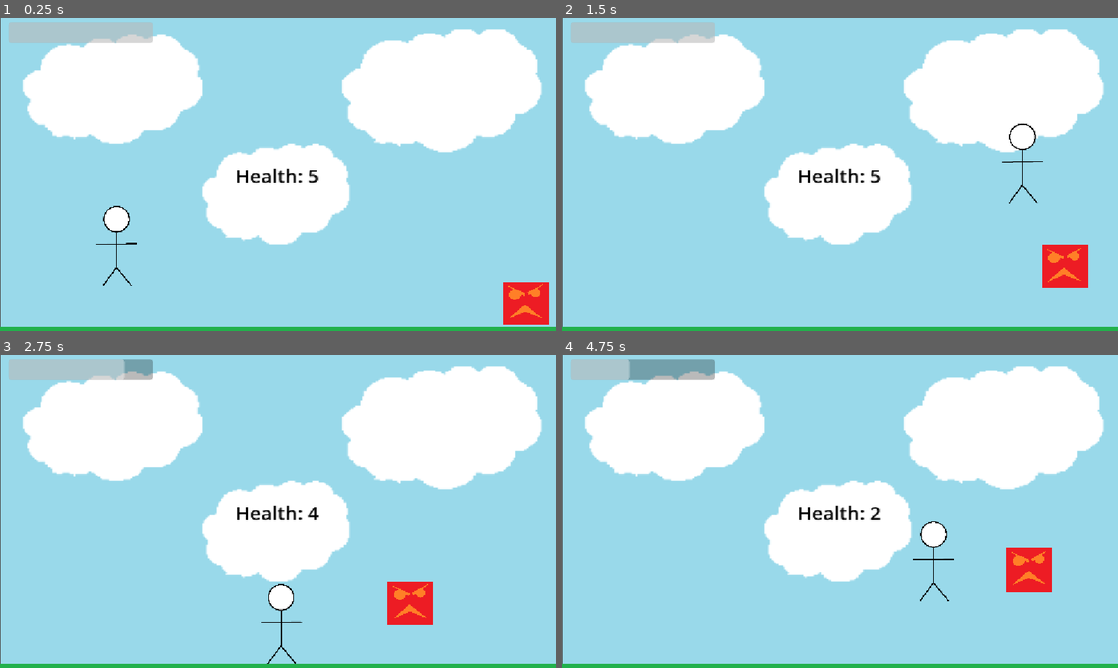
Above: before the commit, frames 1-4 (two rows, left to right).
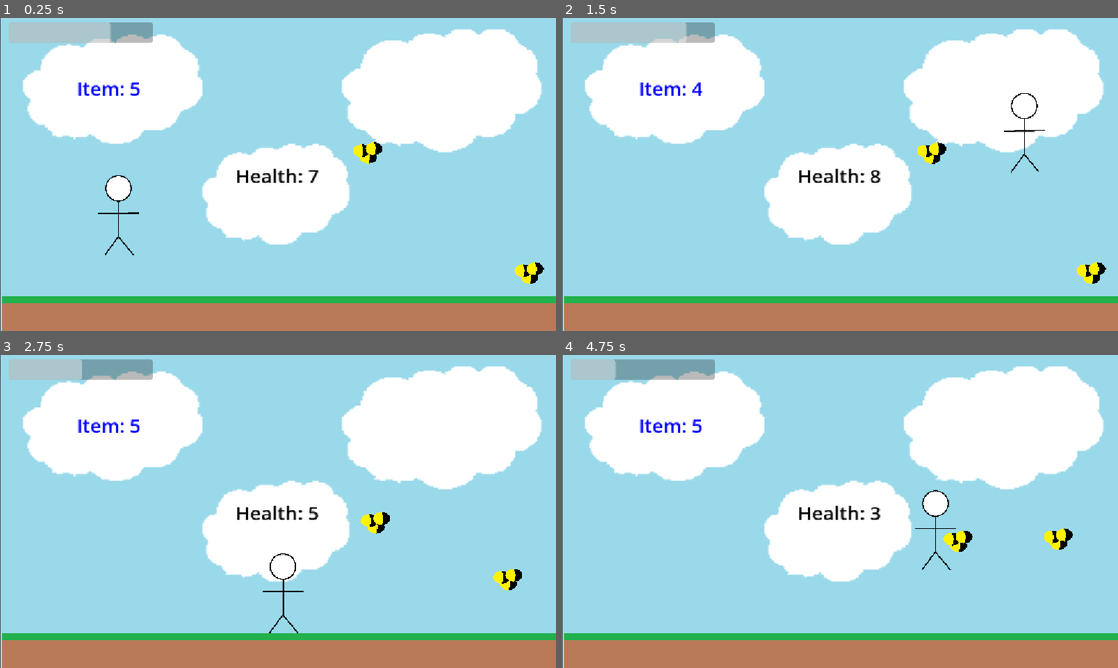
Above: after the commit, the same moments.

Repository: AlienMan1053/starter-game
Game: Godot game, scene res://Scenes/main.tscn
Same seed, same stepped clock (60 frames per second), same inputs: the game is played once before the commit and once after it.
Inputs:
- Up to frame 1 (0.25 s): no input
- Up to frame 2 (1.5 s): hold Right (Right) from 0.53 s (still down); tap L (Add, bound only after the commit) at 0.6 s; tap Up (Jump) at 0.77 s; tap K (Heal, bound only after the commit) at 0.8, 1.35 s
- Up to frame 3 (2.75 s): tap Up (Jump) at 1.52 s; tap O (Hurt, bound only after the commit) at 1.55, 2.1 s; release Right (Right) at 2.03 s; hold Left (Left) from 2.03 s (still down); tap L (Add, bound only after the commit) at 2.3 s
- Up to frame 4 (4.75 s): release Left (Left) at 2.78 s; hold Right (Right) 2.78-4.28 s; tap L (Add, bound only after the commit) at 2.85, 4.55 s; tap Up (Jump) at 3.02, 3.77, 4.52 s; tap K (Heal, bound only after the commit) at 3.05, 3.6 s; tap O (Hurt, bound only after the commit) at 3.8, 4.35 s; hold Left (Left) from 4.28 s (still down)

The runs differ from the first frame. In frame 1, 13% of the frame differs, in the area x 0-100%, y 1-100%; in frame 2, 14%; in frame 3, 14%; in frame 4, 14%.

Commit message:
ACM testing
Changed during the meeting

Diff:
--- a/Code/combo_label.gd
+++ /dev/null
@@ -1,7 +0,0 @@
-extends Label
-
-func _ready():
-	GameManager.combo_changed.connect(_on_combo_changed)
-
-func _on_combo_changed(new_score):
-	text = str(new_score)
--- a/Code/enemy.gd
+++ b/Code/enemy.gd
@@ -1,12 +1,10 @@
 extends CharacterBody2D
 
-var speed = 30
+var speed = 75
 var player_chase = false
 var player = null
 
 func _physics_process(delta):
-	if not is_on_floor():
-		velocity += get_gravity() * delta
 	if player_chase:
 		position += (player.position - position) / speed
 
--- a/Code/game_manager.gd
+++ b/Code/game_manager.gd
@@ -1,8 +1,7 @@
 extends Node
 #Displayed game information
-signal score_changed(new_score)
-signal combo_changed(new_combo)
 signal health_changed(new_health)
+signal item_changed(new_item)
 
 #Score trackers
 var score = 0
@@ -24,8 +23,11 @@
 const JUMP_BUFF = 45.0
 
 #Sound and world variables
-var health = 5
-const MAX_HEALTH = 5
+var health = 7
+const MAX_HEALTH = 10
+
+var item = 5
+const MAX_ITEM = 7
 
 enum GAME_STATES {
 	MENU,
@@ -47,15 +49,24 @@
 	#print(score)
 
 func damage():
-	comboMultipier = 1.0
-	score -= 10*comboMultipier
-	health -= 1
+	if health > 0:
+		health -= 1
 	if health == 0:
 		_state = GAME_STATES.GAME_OVER
+	emit_signal("health_changed", health)
+
+func heal():
+	if health < MAX_HEALTH and item > 0:
+		health += 1
+		item -= 1
 
 	emit_signal("health_changed", health)
-	emit_signal("score_changed",score)
-	emit_signal("combo_changed",comboMultipier)
+	emit_signal("item_changed", item)
+
+func add_item():
+	if item < MAX_ITEM:
+		item += 1
+	emit_signal("item_changed", item)
 
 func pause():
 	_state = GAME_STATES.PAUSED
--- /dev/null
+++ b/Code/item.gd
@@ -0,0 +1,10 @@
+extends Label
+
+func _ready():
+	# Connect to GameManager signal
+	GameManager.item_changed.connect(on_item_changed)
+	# Initialize label text
+	text = "Item: %s" % GameManager.item
+
+func on_item_changed(new_item):
+	text = "Item: %s" % new_item
--- a/Code/player.gd
+++ b/Code/player.gd
@@ -7,6 +7,12 @@
 func _physics_process(delta: float) -> void:
 	movement(delta)
 	enemy_attack()
+	if Input.is_action_just_pressed("Hurt"):
+		GameManager.damage()
+	if Input.is_action_just_pressed("Heal"):
+		GameManager.heal()
+	if Input.is_action_just_pressed("Add"):
+		GameManager.add_item()
 
 func movement(delta):
 	# Add the gravity.
--- a/Scenes/enemy.gd
+++ /dev/null
@@ -1,21 +0,0 @@
-extends Area2D
-
-func _ready():
-	$Sprite2D.scale = Vector2(0.5, 0.5)
-	if $CollisionShape2D.shape:
-		$CollisionShape2D.shape.size *= Vector2(0.5, 0.5)
-
-# Called every frame. 'delta' is the elapsed time since the previous frame.
-func _process(delta: float) -> void:
-	if(GameManager._state == GameManager.GAME_STATES.GAME_OVER):
-		queue_free()
-
-#func _physics_process(delta):
-	#if GameManager._state == GameManager.GAME_STATES.PLAYING:
-		#position.y += randi_range(200,700)*delta
-
-
-func _on_body_entered(body) -> void:
-	if body.is_in_group("player") or body.name.begins_with("Player"):
-		GameManager.damage()
-	print(body.name)
--- a/Scenes/enemy.tscn
+++ b/Scenes/enemy.tscn
@@ -3,11 +3,14 @@
 [ext_resource type="Script" uid="uid://c3mhg3rq1mfal" path="res://Code/enemy.gd" id="1_1f0kj"]
 [ext_resource type="Texture2D" uid="uid://ua6ioklrnhxh" path="res://Assets/Art/Enemy.png" id="1_hghv2"]
 
-[sub_resource type="RectangleShape2D" id="RectangleShape2D_afpow"]
-size = Vector2(392, 361)
+[sub_resource type="CircleShape2D" id="CircleShape2D_afpow"]
+radius = 140.11156
 
 [sub_resource type="CircleShape2D" id="CircleShape2D_1f0kj"]
-radius = 1163.1552
+radius = 816.03064
+
+[sub_resource type="CircleShape2D" id="CircleShape2D_287tu"]
+radius = 138.0
 
 [node name="Enemy" type="CharacterBody2D" unique_id=2104796611]
 collision_layer = 4
@@ -15,8 +18,8 @@
 script = ExtResource("1_1f0kj")
 
 [node name="Hitbox" type="CollisionShape2D" parent="." unique_id=1986852244]
-position = Vector2(-3, 0.5)
-shape = SubResource("RectangleShape2D_afpow")
+position = Vector2(5, 0.5)
+shape = SubResource("CircleShape2D_afpow")
 
 [node name="Sprite2D" type="Sprite2D" parent="." unique_id=154295841]
 texture = ExtResource("1_hghv2")
@@ -27,5 +30,12 @@
 [node name="CollisionShape2D" type="CollisionShape2D" parent="detection" unique_id=2007793641]
 shape = SubResource("CircleShape2D_1f0kj")
 
+[node name="StaticBody2D" type="StaticBody2D" parent="." unique_id=1543848479]
+collision_layer = 4
+collision_mask = 5
+
+[node name="CollisionShape2D" type="CollisionShape2D" parent="StaticBody2D" unique_id=824245676]
+shape = SubResource("CircleShape2D_287tu")
+
 [connection signal="body_entered" from="detection" to="." method="_on_detection_body_entered"]
 [connection signal="body_exited" from="detection" to="." method="_on_detection_body_exited"]
--- a/Scenes/main.tscn
+++ b/Scenes/main.tscn
@@ -8,6 +8,7 @@
 [ext_resource type="Script" uid="uid://b5lnhw1v7c85b" path="res://Code/health_label.gd" id="5_344ge"]
 [ext_resource type="Script" uid="uid://d10rp3e0l5vfi" path="res://Code/progress_bar.gd" id="7_6bp64"]
 [ext_resource type="PackedScene" uid="uid://cps4h8lwh6yu6" path="res://Scenes/enemy.tscn" id="8_344ge"]
+[ext_resource type="Script" uid="uid://bt0i4b448055j" path="res://Code/item.gd" id="8_ynf5e"]
 
 [sub_resource type="RectangleShape2D" id="RectangleShape2D_6bp64"]
 size = Vector2(127.88889, 117)
@@ -30,7 +31,7 @@
 unique_name_in_owner = true
 
 [node name="Left Wall" type="StaticBody2D" parent="." unique_id=749645403]
-position = Vector2(-59, 519)
+position = Vector2(-55, 455)
 rotation = 1.5707964
 scale = Vector2(9, 1)
 collision_layer = 2
@@ -42,7 +43,7 @@
 shape = SubResource("RectangleShape2D_6bp64")
 
 [node name="Right Wall" type="StaticBody2D" parent="." unique_id=1184378310]
-position = Vector2(1216, 512)
+position = Vector2(1220, 448)
 rotation = -1.5707964
 scale = Vector2(9, 1)
 collision_layer = 2
@@ -60,22 +61,22 @@
 texture = ExtResource("3_21xkr")
 
 [node name="Ground" parent="." unique_id=787238617 instance=ExtResource("2_jjvhh")]
-position = Vector2(576, 685)
+position = Vector2(580, 621)
 scale = Vector2(3.2, 0.25)
 collision_layer = 2
 collision_mask = 2
 
 [node name="Player" parent="." unique_id=641554830 instance=ExtResource("1_8gbba")]
-position = Vector2(242, 440)
+position = Vector2(246, 376)
 scale = Vector2(0.5, 0.5)
 
-[node name="PlayerHealth" type="Control" parent="." unique_id=1900280705]
+[node name="UI" type="Control" parent="." unique_id=1900280705]
 layout_mode = 3
 anchors_preset = 0
 offset_right = 40.0
 offset_bottom = 40.0
 
-[node name="HealthLabel" type="Label" parent="PlayerHealth" unique_id=352634747]
+[node name="HealthLabel" type="Label" parent="UI" unique_id=352634747]
 unique_name_in_owner = true
 layout_mode = 0
 offset_left = 488.0
@@ -87,7 +88,7 @@
 text = "Health: 0"
 script = ExtResource("5_344ge")
 
-[node name="HealthBar" type="ProgressBar" parent="PlayerHealth" unique_id=556445321]
+[node name="HealthBar" type="ProgressBar" parent="UI" unique_id=556445321]
 unique_name_in_owner = true
 layout_mode = 0
 offset_left = 18.0
@@ -100,6 +101,21 @@
 show_percentage = false
 script = ExtResource("7_6bp64")
 
+[node name="Item" type="Label" parent="UI" unique_id=1808528633]
+layout_mode = 0
+offset_left = 159.0
+offset_top = 118.0
+offset_right = 292.0
+offset_bottom = 173.0
+theme_override_colors/font_color = Color(0, 0, 1, 1)
+theme_override_font_sizes/font_size = 40
+text = "Item: 0"
+script = ExtResource("8_ynf5e")
+
 [node name="Enemy" parent="." unique_id=2104796611 instance=ExtResource("8_344ge")]
-position = Vector2(1089, 591)
+position = Vector2(1093, 527)
 scale = Vector2(0.25, 0.25)
+
+[node name="Enemy2" parent="." unique_id=2012324193 instance=ExtResource("8_344ge")]
+position = Vector2(759, 278)
+scale = Vector2(0.25, 0.25)
--- a/project.godot
+++ b/project.godot
@@ -28,10 +28,7 @@
 
 Player_1_actions={
 "deadzone": 0.2,
-"events": [Object(InputEventKey,"resource_local_to_scene":fa …(141 unchanged characters)… ":false,"keycode":0,"physical_keycode":79,"key_label":0,"unicode":111,"location":0,"echo":false,"script":null)
-, Object(InputEventKey,"resource_local_to_scene":false,"resource_name":"","device":-1,"window_id":0,"alt_pressed":false,"shift_pressed":false,"ctrl_pressed":false,"meta_pressed":false,"pressed":false,"keycode":0,"physical_keycode":75,"key_label":0,"unicode":107,"location":0,"echo":false,"script":null)
-, Object(InputEventKey,"resource_local_to_scene":false,"resource_name":"","device":-1,"window_id":0,"alt_pressed":false,"shift_pressed":false,"ctrl_pressed":false,"meta_pressed":false,"pressed":false,"keycode":0,"physical_keycode":76,"key_label":0,"unicode":108,"location":0,"echo":false,"script":null)
-, Object(InputEventKey,"resource_local_to_scene":false,"resource_name":"","device":-1,"window_id":0,"alt_pressed":false,"shift_pressed":false,"ctrl_pressed":false,"meta_pressed":false,"pressed":false,"keycode":0,"physical_keycode":74,"key_label":0,"unicode":106,"location":0,"echo":false,"script":null)
+"events": [Object(InputEventKey,"resource_local_to_scene":fa …(141 unchanged characters)… ":false,"keycode":0,"physical_keycode":74,"key_label":0,"unicode":106,"location":0,"echo":false,"script":null)
 , Object(InputEventKey,"resource_local_to_scene":false,"resource_name":"","device":-1,"window_id":0,"alt_pressed":false …(183 unchanged characters)…
 ]
 }
@@ -65,6 +62,21 @@
 , Object(InputEventKey,"resource_local_to_scene":false,"resource_name":"","device":-1,"window_id":0,"alt_pressed":false …(186 unchanged characters)…
 ]
 }
+Hurt={
+"deadzone": 0.2,
+"events": [Object(InputEventKey,"resource_local_to_scene":false,"resource_name":"","device":-1,"window_id":0,"alt_pressed":false,"shift_pressed":false,"ctrl_pressed":false,"meta_pressed":false,"pressed":false,"keycode":0,"physical_keycode":79,"key_label":0,"unicode":111,"location":0,"echo":false,"script":null)
+]
+}
+Heal={
+"deadzone": 0.2,
+"events": [Object(InputEventKey,"resource_local_to_scene":false,"resource_name":"","device":-1,"window_id":0,"alt_pressed":false,"shift_pressed":false,"ctrl_pressed":false,"meta_pressed":false,"pressed":false,"keycode":0,"physical_keycode":75,"key_label":0,"unicode":107,"location":0,"echo":false,"script":null)
+]
+}
+Add={
+"deadzone": 0.2,
+"events": [Object(InputEventKey,"resource_local_to_scene":false,"resource_name":"","device":-1,"window_id":0,"alt_pressed":false,"shift_pressed":false,"ctrl_pressed":false,"meta_pressed":false,"pressed":false,"keycode":0,"physical_keycode":76,"key_label":0,"unicode":108,"location":0,"echo":false,"script":null)
+]
+}
 
 [layer_names]
 
Binary file added: Assets/Art/Empty.png
Not shown, added: Assets/Art/Empty.png.import
Binary file changed: Assets/Art/Enemy.png
Not shown, removed: Code/combo_label.gd.uid
Not shown, added: Code/item.gd.uid
Not shown, removed: Scenes/enemy.gd.uid
Not shown, changed: Assets/Art/Enemy.paint
